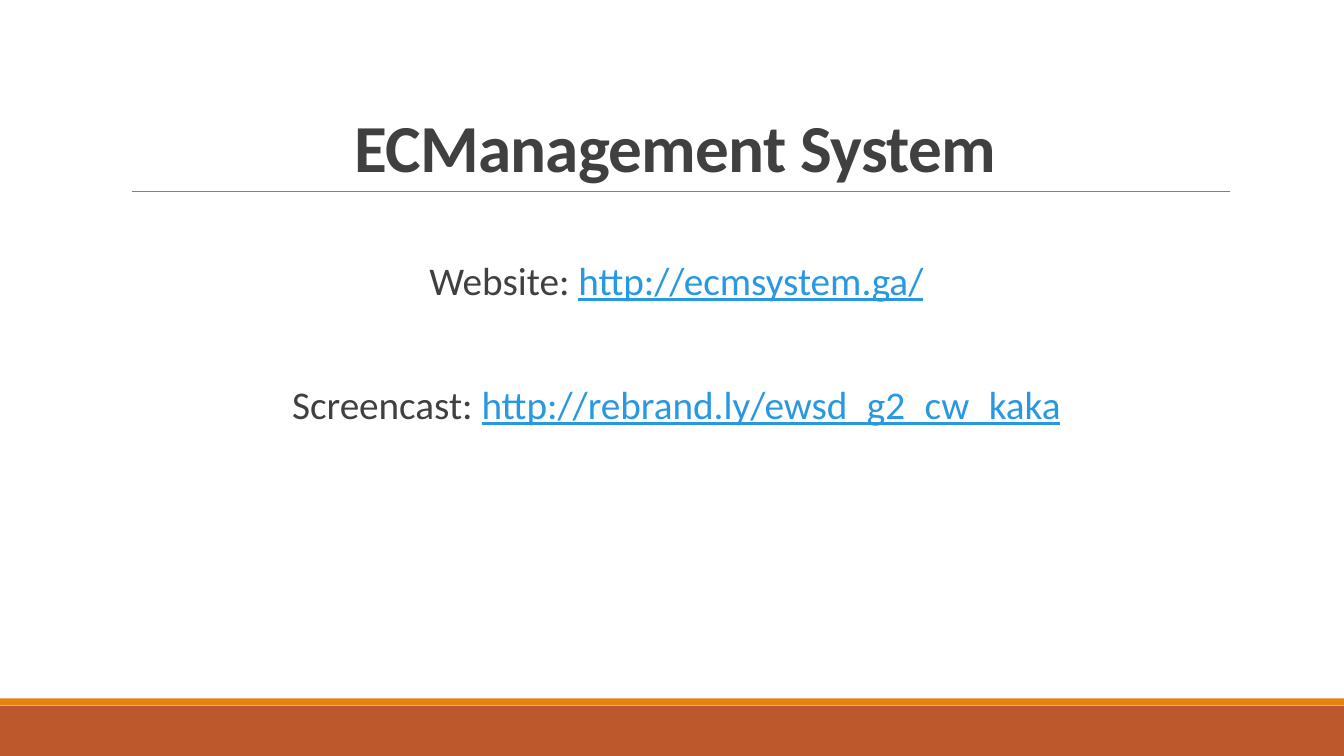
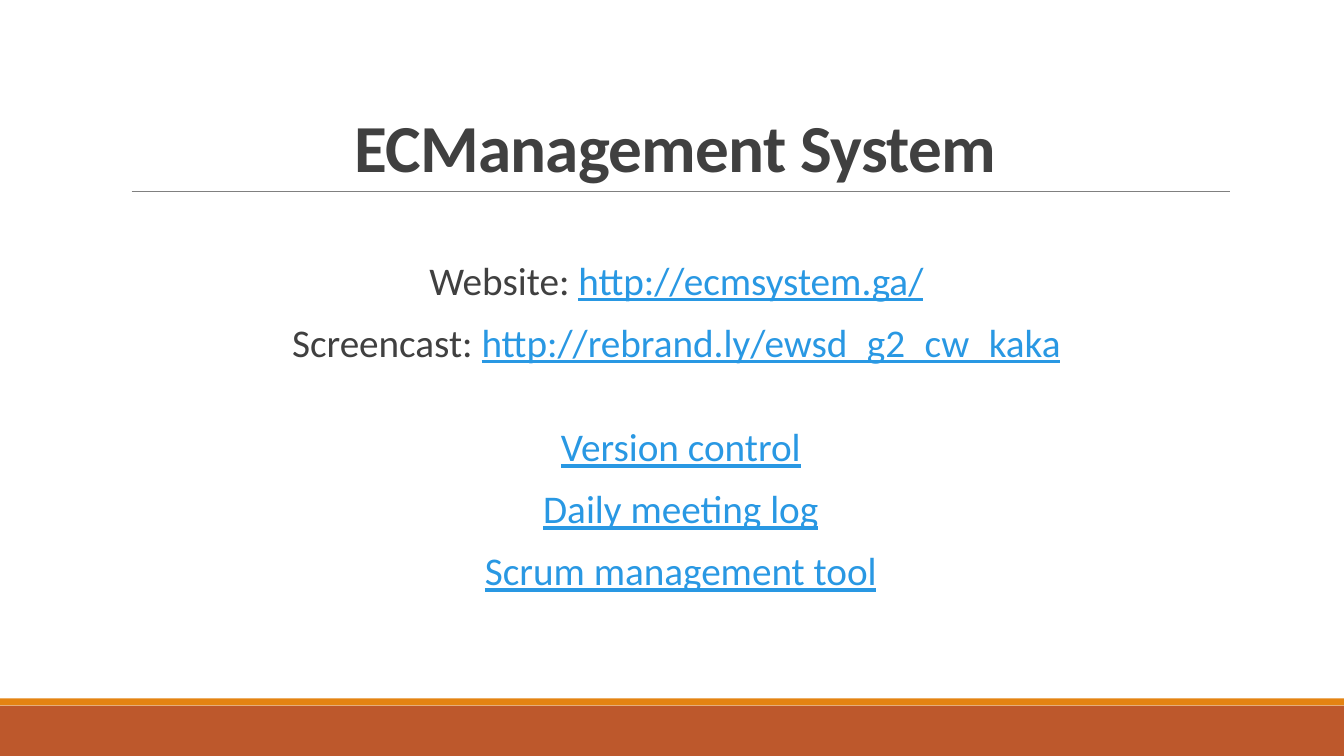
Before and after one commit to EnterpriseWebSoftwareDevelopmentSEM7-G2/ec-management, a slide deck: slide 62 of documents/Presentation.pptx. Drawn at 1344x756 pixels with LibreOffice and Linux fonts; fonts in the diff are those of the drawing. Boxes give left, top, right and bottom in pixels: in the first picture for what was removed or moved away, otherwise in the second. Text is boxed around its words. In the diff, an @@ line names an element or a change of style, - is before the commit and + after.

Commit message:
Add link

```diff
--- a/documents/Presentation.pptx
+++ b/documents/Presentation.pptx
@@ text at bbox=[485, 433, 877, 592]: paragraphs added @@
+  Version control
+  Daily meeting log
+  Scrum management tool
```
